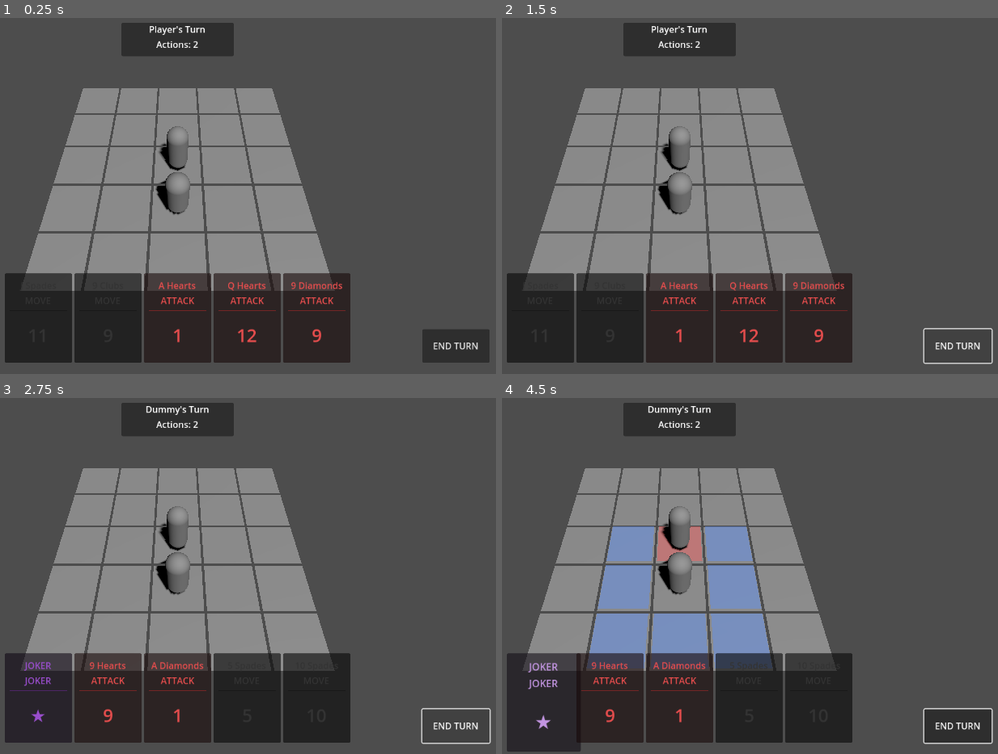
Above: before the commit, frames 1-4 (two rows, left to right).
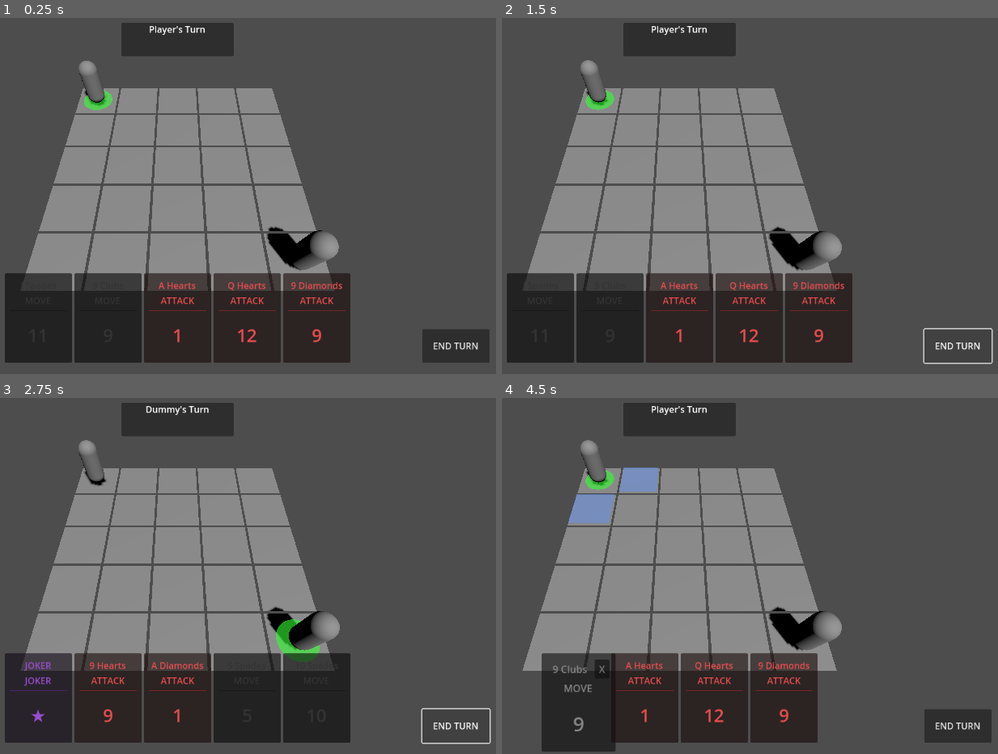
Above: after the commit, the same moments.

Repository: FredBros/king-of-the-apero
Game: Godot game, scene res://scenes/Arena.tscn
Same seed, same stepped clock (60 frames per second), same inputs: the game is played once before the commit and once after it.
Inputs (mouse positions are in pixels of both pictures, inside the frame that each line leads up to):
- Up to frame 1 (0.25 s): no input
- Up to frame 2 (1.5 s): click "END TURN" at 0.5 s; click "END TURN" at 1.25 s
- Up to frame 3 (2.75 s): click "END TURN" at 2 s
- Up to frame 4 (4.5 s): tap Enter at 2.75 s; move the mouse to (541, 697) at 2.77 s; click (541, 697) at 2.92 s; click (566, 668) at 3.5 s, where only the run after the commit has a clickable "X"; tap Space at 4.25 s; move the mouse to (541, 704) at 4.27 s; click (541, 704) at 4.42 s

The runs differ from the first frame. In frame 1, 2.4% of the frame differs, in the area x 15-69%, y 6-71%; in frame 2, 2.5%; in frame 3, 2.6%; in frame 4, 18%, in the area x 0-100%, y 2-100%.

Commit message:
Update gameplay rules (Draw/Discard) and add visual feedback
- Spawn wrestlers in opposite corners of the grid (Top-Left vs Bottom-Right).
- Remove Action Points system: Players can now play as many cards as they hold.
- Update Draw logic:
  - Initial hand filled to 5 cards.
  - Draw up to 2 cards per turn (capped at hand limit of 5).
- Implement Discard functionality:
  - Add contextual 'X' button on selected cards.
  - Clear grid highlights immediately when the active card is discarded.
- Add visual indicator (green circle) under the active wrestler.
- Clean up GameUI by removing the action counter.

Diff:
--- a/scenes/CardUI.tscn
+++ b/scenes/CardUI.tscn
@@ -18,10 +18,20 @@
 [node name="VBoxContainer" type="VBoxContainer" parent="MarginContainer"]
 layout_mode = 2
 
-[node name="TitleLabel" type="Label" parent="MarginContainer/VBoxContainer"]
+[node name="Header" type="HBoxContainer" parent="MarginContainer/VBoxContainer"]
 layout_mode = 2
+
+[node name="TitleLabel" type="Label" parent="MarginContainer/VBoxContainer/Header"]
+layout_mode = 2
+size_flags_horizontal = 3
 text = "Title"
 horizontal_alignment = 1
+
+[node name="DiscardButton" type="Button" parent="MarginContainer/VBoxContainer/Header"]
+visible = false
+custom_minimum_size = Vector2(24, 24)
+layout_mode = 2
+text = "X"
 
 [node name="TypeLabel" type="Label" parent="MarginContainer/VBoxContainer"]
 layout_mode = 2
--- a/scenes/GameUI.tscn
+++ b/scenes/GameUI.tscn
@@ -37,11 +37,6 @@
 [node name="TurnLabel" type="Label" parent="TurnInfoContainer/VBoxContainer"]
 layout_mode = 2
 text = "Player's Turn"
-horizontal_alignment = 1
-
-[node name="ActionsLabel" type="Label" parent="TurnInfoContainer/VBoxContainer"]
-layout_mode = 2
-text = "Actions: 2"
 horizontal_alignment = 1
 
 [node name="EndTurnButton" type="Button" parent="."]
--- a/scripts/Arena.gd
+++ b/scripts/Arena.gd
@@ -21,20 +21,17 @@
 
 		# Connect UI End Turn button
 		game_ui.end_turn_pressed.connect(game_manager.end_turn)
+		game_ui.card_discard_requested.connect(game_manager.discard_hand_card)
 
 		# Connect Game Manager signals to UI
 		game_manager.turn_started.connect(func(player_name):
-			game_ui.update_turn_info(player_name, game_manager.current_actions)
-		)
-		game_manager.action_spent.connect(func(remaining):
-			var active_wrestler = game_manager.get_active_wrestler()
-			if active_wrestler:
-				game_ui.update_turn_info(active_wrestler.name, remaining)
+			game_ui.update_turn_info(player_name)
 		)
 
 		# Connect Card Drawing/Discarding to UI
 		game_manager.card_drawn.connect(game_ui.add_card_to_hand)
 		game_manager.card_discarded.connect(game_ui.remove_card_from_hand)
+		game_manager.card_discarded.connect(grid_manager.on_card_discarded)
 
 		# Connect Game Manager to Grid Manager (to sync active wrestler)
 		game_manager.turn_started.connect(func(player_name):
--- a/scripts/CardUI.gd
+++ b/scripts/CardUI.gd
@@ -2,8 +2,10 @@
 extends PanelContainer
 
 signal clicked(card_ui: CardUI)
+signal discard_requested(card_ui: CardUI)
 
-@onready var title_label: Label = $MarginContainer/VBoxContainer/TitleLabel
+@onready var title_label: Label = $MarginContainer/VBoxContainer/Header/TitleLabel
+@onready var discard_button: Button = $MarginContainer/VBoxContainer/Header/DiscardButton
 @onready var type_label: Label = $MarginContainer/VBoxContainer/TypeLabel
 @onready var value_label: Label = $MarginContainer/VBoxContainer/ValueLabel
 
@@ -32,6 +34,10 @@
 
 	self.modulate = base_color
 
+func _ready() -> void:
+	if discard_button:
+		discard_button.pressed.connect(func(): discard_requested.emit(self))
+
 func _gui_input(event: InputEvent) -> void:
 	if event is InputEventMouseButton and event.button_index == MOUSE_BUTTON_LEFT and event.pressed:
 		clicked.emit(self)
@@ -41,6 +47,8 @@
 		# Highlight by making it brighter
 		self.modulate = base_color.lightened(0.4)
 		self.scale = Vector2(1.1, 1.1) # Pop effect
+		discard_button.show()
 	else:
 		self.modulate = base_color
 		self.scale = Vector2(1.0, 1.0)
+		discard_button.hide()
--- a/scripts/GameManager.gd
+++ b/scripts/GameManager.gd
@@ -2,13 +2,12 @@
 extends Node
 
 signal turn_started(player_name: String)
-signal action_spent(remaining: int)
 signal card_drawn(card: CardData)
 signal card_discarded(card: CardData)
 signal turn_ended
 
-@export var actions_per_turn: int = 2
 @export var hand_size_limit: int = 5
+@export var cards_drawn_per_turn: int = 2
 
 var deck_manager: DeckManager
 
@@ -16,7 +15,6 @@
 # Dictionary to store hand for each player: { player_name: [CardData] }
 var player_hands: Dictionary = {}
 var active_player_index: int = 0
-var current_actions: int = 0
 var is_game_active: bool = false
 
 func initialize(wrestlers_list: Array[Wrestler], deck_mgr: DeckManager) -> void:
@@ -25,15 +23,18 @@
 	active_player_index = 0 # Player 1 starts
 	is_game_active = true
 	deck_manager.initialize_deck()
+
+	# Initial setup: Fill hands to limit for all players
+	for player in players:
+		_draw_up_to_limit(player.name)
+
 	_start_turn()
 
 func _start_turn() -> void:
-	current_actions = actions_per_turn
 	var current_player = players[active_player_index]
 	print("Turn Start: ", current_player.name)
 	turn_started.emit(current_player.name)
-	action_spent.emit(current_actions)
-	_draw_up_to_limit(current_player.name)
+	_draw_turn_cards(current_player.name)
 
 func end_turn() -> void:
 	if not is_game_active: return
@@ -47,13 +48,7 @@
 
 # Returns true if an action was successfully consumed
 func try_use_action() -> bool:
-	if not is_game_active: return false
-
-	if current_actions > 0:
-		current_actions -= 1
-		action_spent.emit(current_actions)
-		return true
-	return false
+	return is_game_active
 
 func get_active_wrestler() -> Wrestler:
 	if players.is_empty(): return null
@@ -69,9 +64,17 @@
 		return true
 	return false
 
+func discard_hand_card(card: CardData) -> void:
+	if not is_game_active: return
+	var current_player_name = players[active_player_index].name
+	_remove_card_from_hand(current_player_name, card)
+	deck_manager.discard_card(card)
+	card_discarded.emit(card)
+
 func get_player_hand(player_name: String) -> Array:
 	return player_hands.get(player_name, [])
 
+# Used for initialization (fill hand to 5)
 func _draw_up_to_limit(player_name: String) -> void:
 	if not player_hands.has(player_name):
 		player_hands[player_name] = []
@@ -85,6 +88,23 @@
 		else:
 			break # Deck empty
 
+# Used for turn start (draw max 2, up to limit)
+func _draw_turn_cards(player_name: String) -> void:
+	if not player_hands.has(player_name):
+		player_hands[player_name] = []
+
+	var current_hand = player_hands[player_name]
+	var space_in_hand = hand_size_limit - current_hand.size()
+	var amount_to_draw = min(cards_drawn_per_turn, space_in_hand)
+
+	for i in range(amount_to_draw):
+		var new_card = deck_manager.draw_card()
+		if new_card:
+			current_hand.append(new_card)
+			card_drawn.emit(new_card)
+		else:
+			break
+
 func _remove_card_from_hand(player_name: String, card: CardData) -> void:
 	if player_hands.has(player_name):
 		player_hands[player_name].erase(card)
--- a/scripts/GameUI.gd
+++ b/scripts/GameUI.gd
@@ -2,6 +2,7 @@
 extends CanvasLayer
 
 signal card_selected(card_data: CardData)
+signal card_discard_requested(card_data: CardData)
 signal end_turn_pressed
 
 @export var card_ui_scene: PackedScene
@@ -10,7 +11,6 @@
 @onready var winner_label: Label = $GameOverContainer/Panel/MarginContainer/VBoxContainer/WinnerLabel
 
 @onready var turn_label: Label = $TurnInfoContainer/VBoxContainer/TurnLabel
-@onready var actions_label: Label = $TurnInfoContainer/VBoxContainer/ActionsLabel
 
 var selected_card_ui: CardUI
 
@@ -30,15 +30,15 @@
 	# Reload the current scene to restart
 	get_tree().reload_current_scene()
 
-func update_turn_info(player_name: String, actions_left: int) -> void:
+func update_turn_info(player_name: String) -> void:
 	turn_label.text = player_name + "'s Turn"
-	actions_label.text = "Actions: " + str(actions_left)
 
 func add_card_to_hand(card_data: CardData) -> void:
 	var card = card_ui_scene.instantiate()
 	hand_container.add_child(card)
 	card.setup(card_data)
 	card.clicked.connect(_on_card_clicked)
+	card.discard_requested.connect(_on_card_discard_requested)
 
 func remove_card_from_hand(card_data: CardData) -> void:
 	for child in hand_container.get_children():
@@ -68,6 +68,9 @@
 	selected_card_ui.set_selected(true)
 	card_selected.emit(card_ui.card_data)
 
+func _on_card_discard_requested(card_ui: CardUI) -> void:
+	card_discard_requested.emit(card_ui.card_data)
+
 func show_game_over(winner_name: String) -> void:
 	winner_label.text = winner_name + " WINS!"
 	game_over_container.show()
--- a/scripts/GridManager.gd
+++ b/scripts/GridManager.gd
@@ -30,10 +30,12 @@
 var highlight_instances: Array[MeshInstance3D] = []
 var highlight_material_move: StandardMaterial3D
 var highlight_material_attack: StandardMaterial3D
+var active_indicator: MeshInstance3D
 
 func _ready() -> void:
 	_calculate_offset()
 	_init_materials()
+	_init_active_indicator()
 	# Debug: Print the world position of the first cell (0,0)
 	print("Grid initialized. Cell (0,0) is at World Pos: ", grid_to_world(Vector2i(0, 0)))
 	_create_debug_grid()
@@ -51,11 +53,17 @@
 	_calculate_valid_cells()
 	_update_highlights()
 
+func on_card_discarded(card: CardData) -> void:
+	if current_card == card:
+		_clear_highlights()
+		current_card = null
+
 # Called by GameManager when turn changes
 func set_active_wrestler(wrestler: Wrestler) -> void:
 	active_wrestler = wrestler
 	_clear_highlights()
 	current_card = null
+	_update_active_indicator()
 
 func _init_materials() -> void:
 	highlight_material_move = StandardMaterial3D.new()
@@ -66,6 +74,33 @@
 	highlight_material_attack.albedo_color = Color(1.0, 0.4, 0.4, 0.5) # Red transparent
 	highlight_material_attack.transparency = BaseMaterial3D.TRANSPARENCY_ALPHA
 
+func _init_active_indicator() -> void:
+	active_indicator = MeshInstance3D.new()
+	var mesh = CylinderMesh.new()
+	mesh.top_radius = cell_size * 0.35
+	mesh.bottom_radius = cell_size * 0.35
+	mesh.height = 0.05
+	active_indicator.mesh = mesh
+	active_indicator.cast_shadow = GeometryInstance3D.SHADOW_CASTING_SETTING_OFF
+
+	var material = StandardMaterial3D.new()
+	material.albedo_color = Color(0.2, 1.0, 0.2, 0.6) # Green transparent
+	material.transparency = BaseMaterial3D.TRANSPARENCY_ALPHA
+	material.shading_mode = BaseMaterial3D.SHADING_MODE_UNSHADED
+	active_indicator.material_override = material
+
+func _update_active_indicator() -> void:
+	if not active_indicator: return
+
+	if active_indicator.get_parent():
+		active_indicator.get_parent().remove_child(active_indicator)
+
+	if active_wrestler:
+		active_wrestler.add_child(active_indicator)
+		# Wrestler is at Y=1.0, Floor is at Y=0.0.
+		# We place indicator slightly above floor relative to wrestler
+		active_indicator.position = Vector3(0, -0.95, 0)
+
 func _handle_grid_click(mouse_pos: Vector2) -> void:
 	if not active_wrestler or not current_card:
 		return
@@ -79,11 +114,6 @@
 	# Strict Validation: Check if the cell is in the pre-calculated valid list
 	if not clicked_cell in valid_cells:
 		print("Invalid move/target!")
-		return
-
-	# Check if we have actions left
-	if game_manager and game_manager.current_actions <= 0:
-		print("No actions left!")
 		return
 
 	# Rotate wrestler towards target
@@ -286,8 +316,8 @@
 	wrestlers.append(wrestler_instance)
 	add_child(wrestler_instance)
 
-	# Place it on a starting cell, e.g., (2, 2)
-	var start_pos = Vector2i(2, 2)
+	# Place it on a starting cell (Top-Left Corner)
+	var start_pos = Vector2i(0, 0)
 	wrestler_instance.set_initial_position(start_pos, self)
 	wrestler_instance.name = "Player"
 
@@ -295,7 +325,8 @@
 	var dummy = wrestler_scene.instantiate()
 	wrestlers.append(dummy)
 	add_child(dummy)
-	dummy.set_initial_position(Vector2i(2, 3), self)
+	# Place it on opposite corner (Bottom-Right)
+	dummy.set_initial_position(grid_size - Vector2i(1, 1), self)
 	dummy.name = "Dummy"
 
 	# Connect signals
